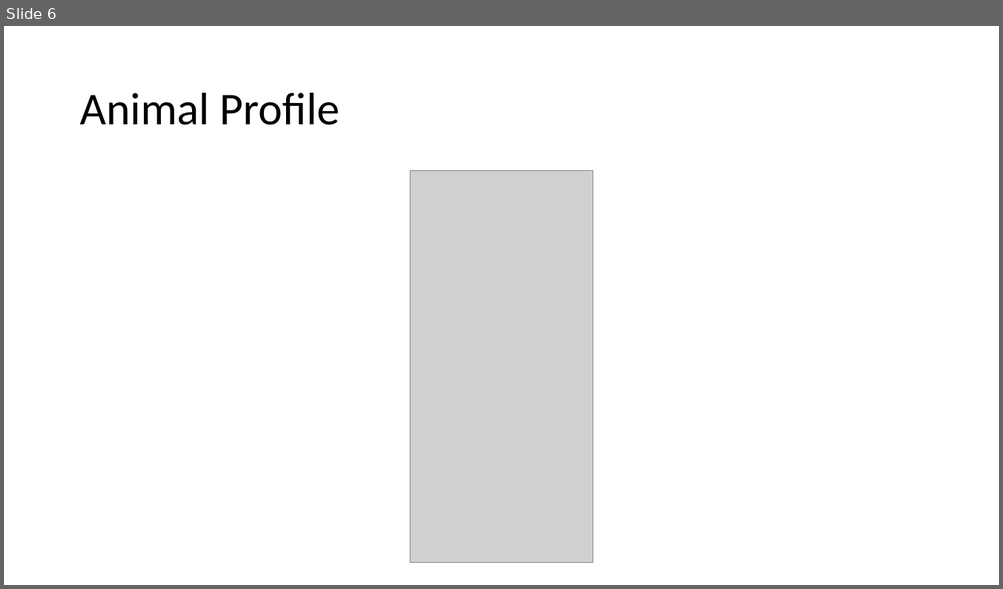
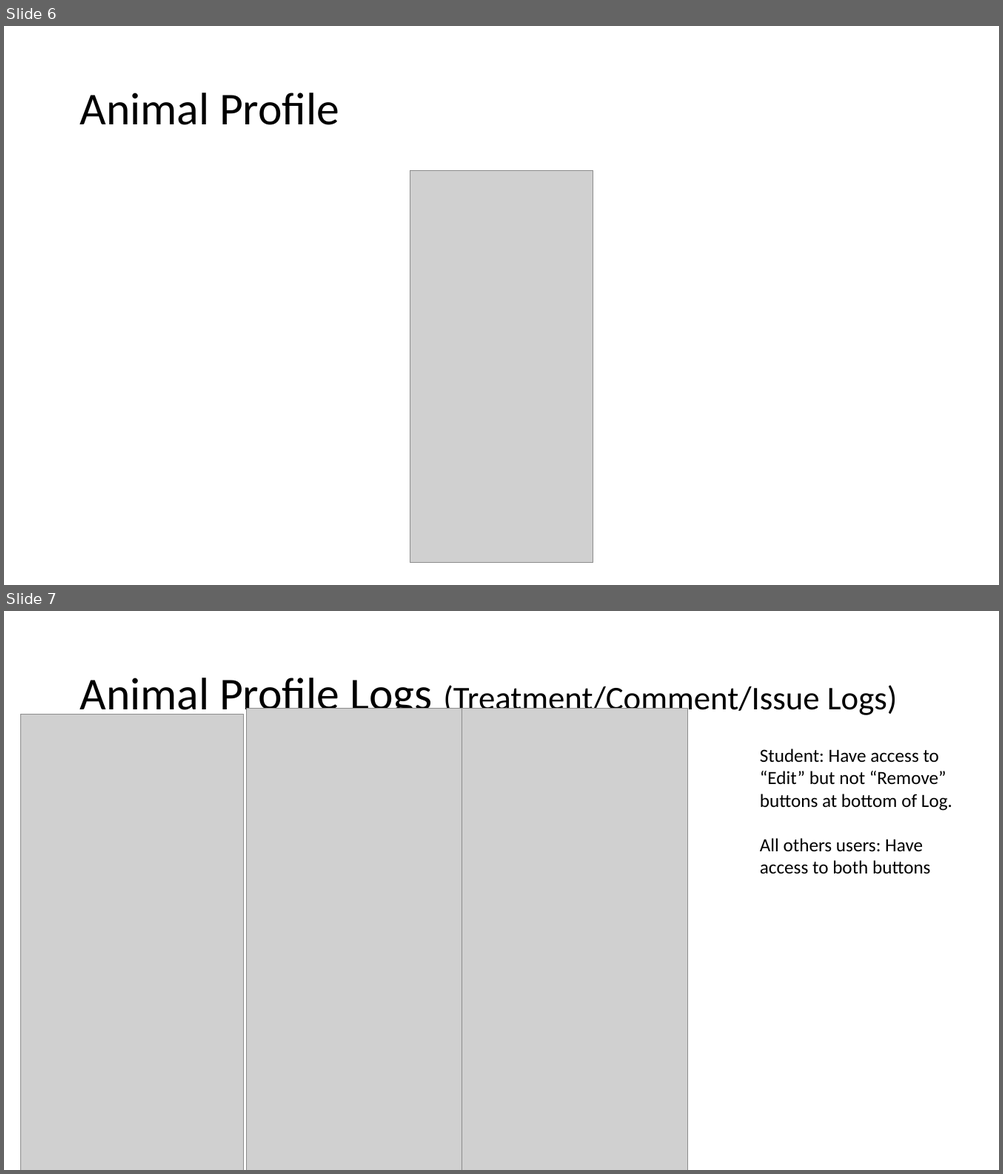
Before and after one commit to zbhavyai/veterinary-clinic, a slide deck: wireframing/wireframes_part_1.pptx. Shown one above the other, each under a label of ours: slide 6 before the commit, slides 6 and 7 after it. The pictures are 1003x589 and 1003x1174 pixels, drawn with LibreOffice and Linux fonts; fonts in the diff are those of the drawing; grey boxes stand for pictures. Boxes give left, top, right and bottom in pixels: in the first picture for what was removed or moved away, otherwise in the second. Text is boxed around its words. In the diff, an @@ line names an element or a change of style, - is before the commit and + after.

Commit message:
docs: [U888-48, U888-49, U888-50, U888-51, U888-52, U888-53, U888-54, U888-55, U888-56, U888-57] log drawings and wireframe ppt updated

```diff
--- a/wireframing/wireframes_part_1.pptx
+++ b/wireframing/wireframes_part_1.pptx
@@ slide 7 added at (4, 611, 999, 1170), background #FFFFFF @@
@@ title added at (79, 678, 897, 721), 32 pt, text #000000 @@
+Animal Profile Logs (Treatment/Comment/Issue Logs)
@@ picture added at (21, 714, 244, 1170) @@
@@ picture added at (247, 708, 472, 1170) @@
@@ picture added at (462, 708, 688, 1170) @@
@@ text added at (760, 749, 952, 874), 18 pt, text #000000 @@
+Student: Have access to “Edit” but not “Remove” buttons at bottom of Log.
+All others users: Have access to both buttons
```
Also in this commit, not shown: 3 other files.
